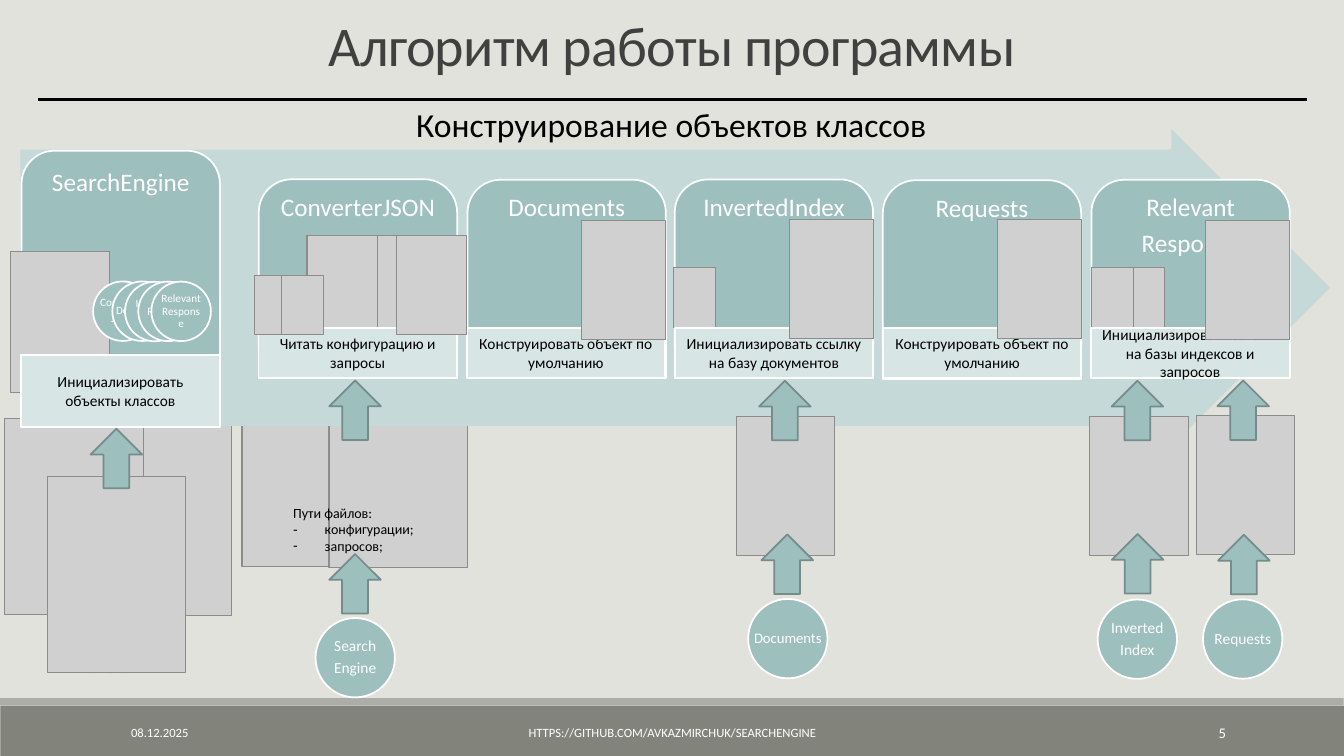
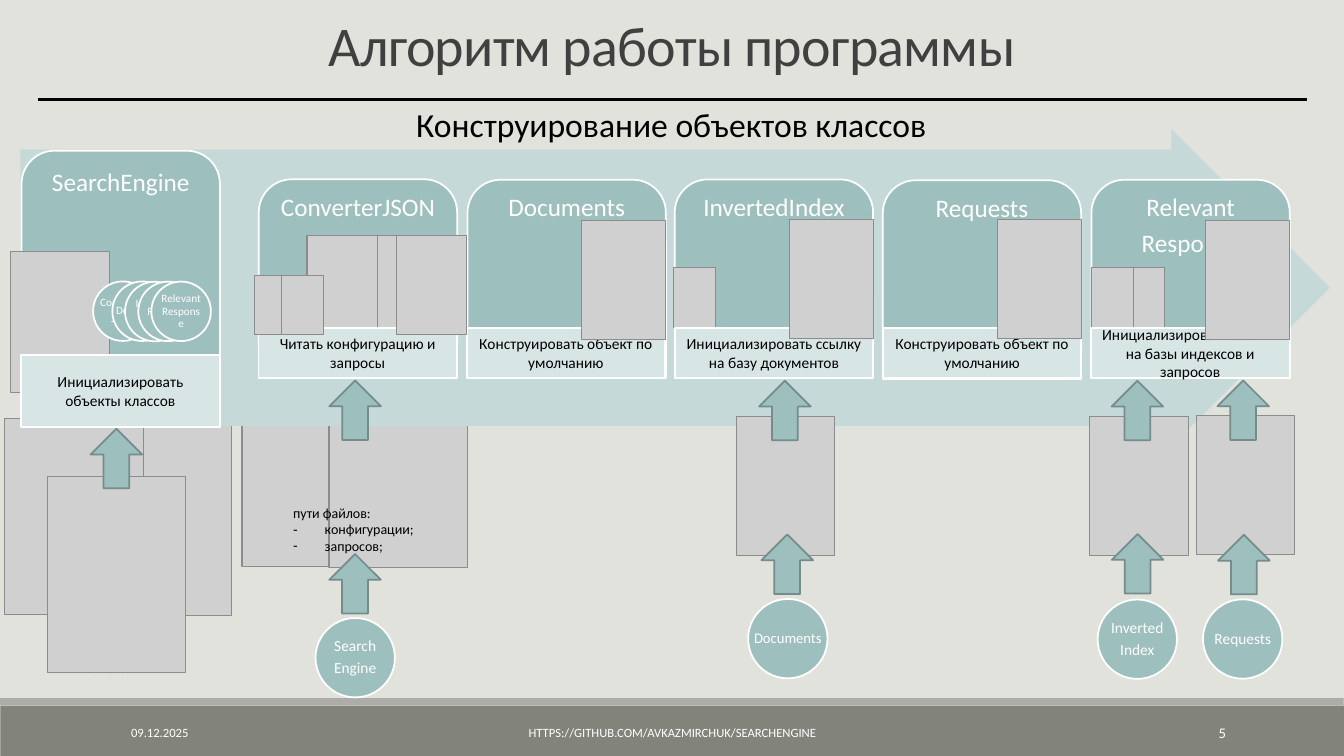
Before and after one commit to AVKazmirchuk/SearchEngine, a slide deck: slide 5 of presentation/защита.pptx. Drawn at 1344x756 pixels with LibreOffice and Linux fonts; fonts in the diff are those of the drawing; grey boxes stand for pictures. Boxes give left, top, right and bottom in pixels: in the first picture for what was removed or moved away, otherwise in the second. Text is boxed around its words. In the diff, an @@ line names an element or a change of style, - is before the commit and + after.

```diff
--- a/presentation/защита.pptx
+++ b/presentation/защита.pptx
@@ text at bbox=[293, 506, 371, 522]: text changed @@
-Пути файлов:
+пути файлов:
@@ text at bbox=[131, 729, 188, 737]: text changed @@
-08.12.2025
+09.12.2025
```
Also in this commit, not shown: 25 other slides changed, 4 other files.
